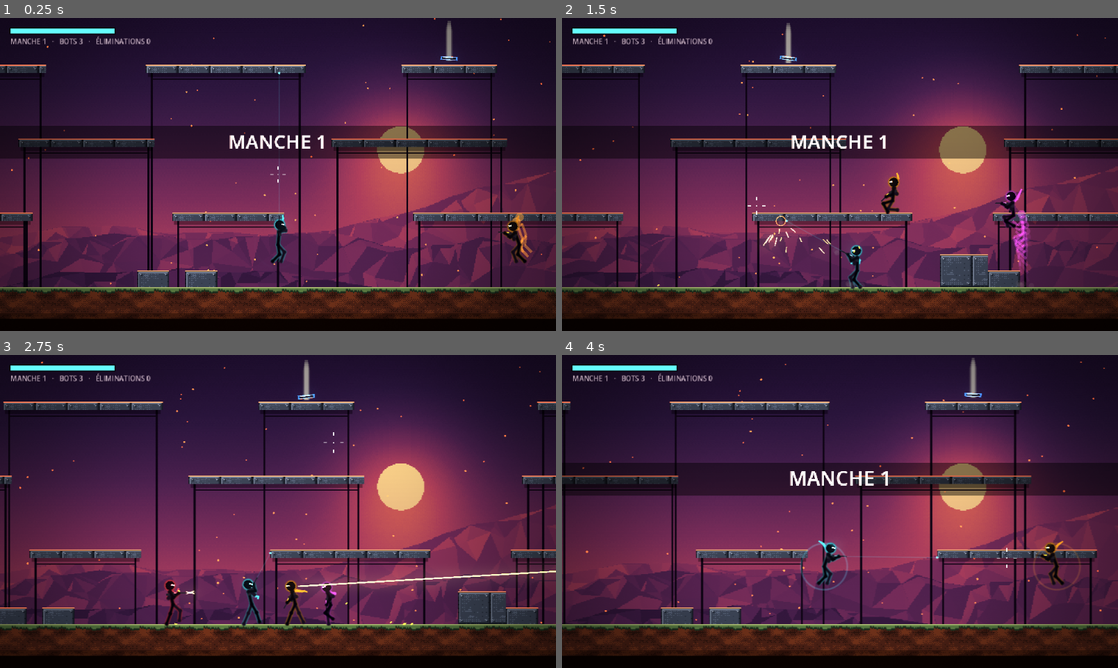
Above: before the commit, frames 1-4 (two rows, left to right).
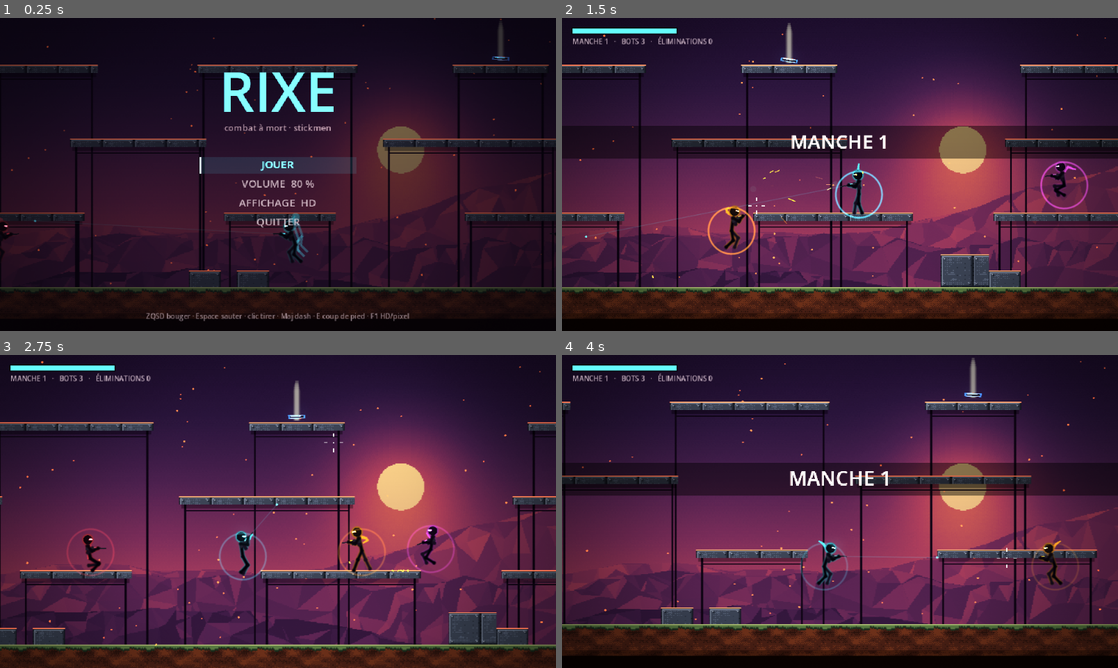
Above: after the commit, the same moments.

Repository: Chrlstopher-c/rixe
Game: Godot game, scene res://game/main.tscn
Two runs of this game, one before a commit and one after it. Both use one fixed random seed, a clock stepped at 60 frames per second and the inputs below.
Inputs (mouse positions are in pixels of both pictures, inside the frame that each line leads up to):
- Up to frame 1 (0.25 s): no input
- Up to frame 2 (1.5 s): tap Enter at 0.5 s; move the mouse to (962, 158) at 0.52 s; hold D (right) 0.53-1.25 s; tap Shift (dash) at 0.6 s; click (962, 158) at 0.67 s; tap W (jump) at 0.77 s; tap E (melee) at 0.8 s; drag from (728, 190) to (812, 237) at 1.27 s
- Up to frame 3 (2.75 s): move the mouse to (333, 442) at 2.02 s; hold A (left) from 2.03 s (still down); tap Enter at 2.1 s; click (333, 442) at 2.17 s; tap Keypad Enter at 2.3 s
- Up to frame 4 (4 s): release A (left) at 2.75 s; drag from (812, 574) to (673, 464) at 2.77 s; move the mouse to (1006, 558) at 3.52 s; hold D (right) from 3.53 s (still down); tap Space at 3.6 s; click (1006, 558) at 3.67 s; tap W (jump) at 3.77 s; tap R at 3.8 s

The runs differ from the first frame. In frame 1, 64% of the frame differs, in the area x 0-100%, y 0-97%; in frame 2, 5.4%; in frame 3, 32%; in frame 4, 0.5%.

Commit message:
Écran titre avec démo en fond, pause (Échap) avec volume et HD/pixel, réglages persistants
Co-Authored-By: Claude Opus 5.5 (1M context) <noreply@anthropic.com>
Claude-Session: https://claude.ai/code/session_019E4BjX7ceCbkbFqNjaL8nD

Diff:
--- /dev/null
+++ b/core/settings.gd
@@ -0,0 +1,30 @@
+class_name Settings
+## Réglages persistants du joueur (user://settings.cfg) : volume et mode d'affichage.
+
+const PATH := "user://settings.cfg"
+
+## Désactivé pendant les tests pour ne jamais toucher aux réglages du joueur.
+static var persist := true
+
+
+static func load_all() -> Dictionary:
+	var cfg := ConfigFile.new()
+	var err := cfg.load(PATH)
+	if err != OK and err != ERR_FILE_NOT_FOUND:
+		push_warning("réglages illisibles (%d), valeurs par défaut" % err)
+	return {"volume": float(cfg.get_value("audio", "volume", 0.8)), "hd": bool(cfg.get_value("video", "hd", true))}
+
+
+static func save_all(volume: float, hd: bool) -> void:
+	if not persist:
+		return
+	var cfg := ConfigFile.new()
+	cfg.set_value("audio", "volume", volume)
+	cfg.set_value("video", "hd", hd)
+	var err := cfg.save(PATH)
+	if err != OK:
+		push_warning("réglages non enregistrés (%d)" % err)
+
+
+static func apply_volume(volume: float) -> void:
+	AudioServer.set_bus_volume_db(0, linear_to_db(maxf(volume, 0.0001)))
--- a/fighters/fighter.gd
+++ b/fighters/fighter.gd
@@ -105,7 +105,7 @@
 func _timers(delta: float) -> void:
 	hit_flash -= delta
 	shield -= delta
-	if is_player:
+	if is_player and brain is PlayerBrain:
 		var low := clampf(1.0 - hp / 45.0, 0.0, 1.0) * 0.45
 		Juice.hurt = maxf(move_toward(Juice.hurt, 0.0, delta * 1.2), low)
 	_since_hit += delta
@@ -229,7 +229,7 @@
 	var player_involved: bool = is_player or (is_instance_valid(from) and from.get("is_player"))
 	if player_involved and dmg >= 20.0:
 		Juice.hitstop(0.04)
-	if is_player:
+	if is_player and brain is PlayerBrain:
 		Juice.hurt = minf(Juice.hurt + 0.35, 0.8)
 		Juice.aberration = minf(Juice.aberration + 0.35, 1.5)
 		Juice.shake(0.18)
--- a/game/main.gd
+++ b/game/main.gd
@@ -7,6 +7,10 @@
 var round_no := 1
 var seed_base := 1
 var demo := false
+var attract := false
+var _skip_title := false
+var _menu: CanvasLayer
+var _volume := 0.8
 var player: Fighter
 var _fighters: Node2D
 var _hud: CanvasLayer
@@ -22,6 +26,10 @@
 
 func _ready() -> void:
 	Controls.register()
+	var prefs := Settings.load_all()
+	Juice.hd = prefs.hd
+	_volume = prefs.volume
+	Settings.apply_volume(_volume)
 	_parse_args()
 	_build()
 	Juice.fighter_killed.connect(_on_killed)
@@ -29,6 +37,10 @@
 	if _tests != "":
 		add_child(preload("res://tests/test_runner.gd").new(self, _tests))
 		return
+	attract = not demo and not _skip_title
+	if attract:
+		_hud.visible = false
+		_menu.show_title()
 	_start_round()
 
 
@@ -42,6 +54,9 @@
 			_shot(a.get_slice("=", 1))
 		elif a.begins_with("--tests="):
 			_tests = a.get_slice("=", 1)
+			Settings.persist = false
+		elif a == "--play":
+			_skip_title = true
 		elif a.begins_with("--off="):
 			_off = a.get_slice("=", 1).split(",")
 		elif a.begins_with("--round="):
@@ -88,6 +103,13 @@
 	Juice.camera = _camera
 	if not ("post" in _off):
 		add_child(preload("res://fx/post.gd").new())
+	_menu = preload("res://hud/menu.gd").new()
+	add_child(_menu)
+	_menu.start_requested.connect(_on_start)
+	_menu.resume_requested.connect(_resume)
+	_menu.quit_requested.connect(func() -> void: get_tree().quit())
+	_menu.hd_changed.connect(_set_hd)
+	_menu.volume_changed.connect(_on_volume)
 	_hud = preload("res://hud/hud.gd").new()
 	_hud.show_crosshair = not demo
 	add_child(_hud)
@@ -114,7 +136,7 @@
 	var n := mini(2 + round_no, 6)
 	var spots: Array = Juice.arena.spawn_points(n + 1, _rng)
 	var mine := _rng.randi_range(0, n)
-	var brain: RefCounted = BotBrain.new(1.0) if demo else PlayerBrain.new()
+	var brain: RefCounted = BotBrain.new(1.0) if demo or attract else PlayerBrain.new()
 	player = _spawn("Toi", spots[mine], PLAYER_COLOR, brain, "rifle", true)
 	var b := 0
 	for i in spots.size():
@@ -245,9 +267,42 @@
 			KEY_F1:
 				_set_hd(not Juice.hd)
 			KEY_R:
-				_start_round()
+				if not attract:
+					_start_round()
 			KEY_ESCAPE:
-				get_tree().quit()
+				if not attract and not demo:
+					_pause()
+
+
+func _on_start() -> void:
+	attract = false
+	round_no = 1
+	_restart_in = -1.0
+	_menu.close()
+	_hud.visible = true
+	_hud.kills = 0
+	_start_round()
+	_set_hd(Juice.hd)
+
+
+func _pause() -> void:
+	get_tree().paused = true
+	_menu.volume = _volume
+	_menu.hd = Juice.hd
+	_menu.show_pause()
+	Input.mouse_mode = Input.MOUSE_MODE_VISIBLE
+
+
+func _resume() -> void:
+	_menu.close()
+	get_tree().paused = false
+	_set_hd(Juice.hd)
+
+
+func _on_volume(v: float) -> void:
+	_volume = v
+	Settings.apply_volume(v)
+	Settings.save_all(_volume, Juice.hd)
 
 
 func _set_hd(on: bool) -> void:
@@ -255,4 +310,8 @@
 	var w := get_window()
 	w.content_scale_mode = Window.CONTENT_SCALE_MODE_CANVAS_ITEMS if on else Window.CONTENT_SCALE_MODE_VIEWPORT
 	get_viewport().msaa_2d = Viewport.MSAA_4X if on and not ("msaa" in _off) else Viewport.MSAA_DISABLED
-	Input.mouse_mode = Input.MOUSE_MODE_HIDDEN if not demo else Input.MOUSE_MODE_VISIBLE
+	var menu_open: bool = _menu != null and _menu.visible
+	Input.mouse_mode = Input.MOUSE_MODE_HIDDEN if not (demo or menu_open) else Input.MOUSE_MODE_VISIBLE
+	if _menu:
+		_menu.hd = on
+		Settings.save_all(_volume, on)
--- /dev/null
+++ b/hud/menu.gd
@@ -0,0 +1,153 @@
+extends CanvasLayer
+## Écran titre et menu de pause : navigation clavier (ZQSD/flèches, Entrée) ou souris ; réglages volume et HD/pixel.
+
+signal start_requested
+signal resume_requested
+signal quit_requested
+signal hd_changed(on: bool)
+signal volume_changed(v: float)
+
+const ACCENT := Color(0.3, 0.9, 1.0)
+
+var mode := ""
+var volume := 0.8
+var hd := true
+var _sel := 0
+var _t := 0.0
+var _canvas := Control.new()
+var _font: Font = ThemeDB.fallback_font
+var _rects: Array[Rect2] = []
+
+
+func _ready() -> void:
+	layer = 30
+	process_mode = Node.PROCESS_MODE_ALWAYS
+	_canvas.set_anchors_preset(Control.PRESET_FULL_RECT)
+	_canvas.draw.connect(_draw_menu)
+	_canvas.gui_input.connect(_on_mouse)
+	add_child(_canvas)
+	close()
+
+
+func show_title() -> void:
+	_open("title")
+
+
+func show_pause() -> void:
+	_open("pause")
+
+
+func close() -> void:
+	mode = ""
+	visible = false
+
+
+func _open(m: String) -> void:
+	mode = m
+	_sel = 0
+	visible = true
+
+
+func _items() -> Array[String]:
+	var vol := "VOLUME  %d %%" % roundi(volume * 100.0)
+	var disp := "AFFICHAGE  %s" % ("HD" if hd else "PIXEL")
+	var first := "JOUER" if mode == "title" else "REPRENDRE"
+	return [first, vol, disp, "QUITTER"]
+
+
+func _process(delta: float) -> void:
+	_t += delta
+	if visible:
+		_canvas.queue_redraw()
+
+
+func _unhandled_input(event: InputEvent) -> void:
+	if not visible or not (event is InputEventKey) or not event.pressed:
+		return
+	var k: int = event.physical_keycode
+	if k in [KEY_W, KEY_UP]:
+		_sel = posmod(_sel - 1, 4)
+	elif k in [KEY_S, KEY_DOWN]:
+		_sel = (_sel + 1) % 4
+	elif k in [KEY_A, KEY_LEFT, KEY_D, KEY_RIGHT]:
+		_adjust(-1 if k in [KEY_A, KEY_LEFT] else 1)
+	elif k in [KEY_ENTER, KEY_KP_ENTER, KEY_SPACE]:
+		activate(_sel)
+	elif k == KEY_ESCAPE:
+		if mode == "pause":
+			resume_requested.emit()
+		else:
+			quit_requested.emit()
+	else:
+		return
+	get_viewport().set_input_as_handled()
+
+
+func _adjust(step: int) -> void:
+	if _sel == 1:
+		volume = clampf(volume + step * 0.1, 0.0, 1.0)
+		volume_changed.emit(volume)
+	elif _sel == 2:
+		hd = not hd
+		hd_changed.emit(hd)
+
+
+func activate(i: int) -> void:
+	_sel = i
+	match i:
+		0:
+			if mode == "title":
+				start_requested.emit()
+			else:
+				resume_requested.emit()
+		1:
+			_adjust(1 if volume < 1.0 else -10)
+		2:
+			_adjust(1)
+		3:
+			quit_requested.emit()
+
+
+func _on_mouse(event: InputEvent) -> void:
+	if not (event is InputEventMouse):
+		return
+	for i in _rects.size():
+		if _rects[i].has_point(event.position):
+			_sel = i
+			if event is InputEventMouseButton and event.pressed and event.button_index == MOUSE_BUTTON_LEFT:
+				activate(i)
+
+
+func _draw_menu() -> void:
+	var size := _canvas.size
+	_canvas.draw_rect(Rect2(Vector2.ZERO, size), Color(0.02, 0.01, 0.04, 0.55 if mode == "title" else 0.7))
+	var cx := size.x * 0.5
+	if mode == "title":
+		var pulse := 1.6 + 0.4 * sin(_t * 2.0)
+		_canvas.draw_string(_font, Vector2(0, size.y * 0.3), "RIXE", HORIZONTAL_ALIGNMENT_CENTER, size.x, 64,
+			Color(ACCENT * pulse, 1.0))
+		var sub := "combat à mort · stickmen"
+		_canvas.draw_string(_font, Vector2(0, size.y * 0.3 + 22), sub, HORIZONTAL_ALIGNMENT_CENTER, size.x, 10,
+			Color(1, 0.85, 0.9, 0.7))
+	else:
+		_canvas.draw_string(_font, Vector2(0, size.y * 0.3), "PAUSE", HORIZONTAL_ALIGNMENT_CENTER, size.x, 32,
+			Color(1.6, 1.5, 1.5))
+	_draw_items(cx, size.y * 0.48)
+	var help := "ZQSD bouger · Espace sauter · clic tirer · Maj dash · E coup de pied · F1 HD/pixel"
+	_canvas.draw_string(_font, Vector2(0, size.y - 14), help, HORIZONTAL_ALIGNMENT_CENTER, size.x, 8,
+		Color(1, 0.9, 0.95, 0.55))
+
+
+func _draw_items(cx: float, y0: float) -> void:
+	_rects.clear()
+	var items := _items()
+	for i in items.size():
+		var y := y0 + i * 22.0
+		var r := Rect2(cx - 90, y - 13, 180, 19)
+		_rects.append(r)
+		var on := i == _sel
+		if on:
+			_canvas.draw_rect(r, Color(ACCENT, 0.12))
+			_canvas.draw_rect(Rect2(r.position, Vector2(2, r.size.y)), ACCENT * 1.8)
+		var col := Color(ACCENT * 1.6) if on else Color(1, 0.92, 0.95, 0.75)
+		_canvas.draw_string(_font, Vector2(r.position.x, y), items[i], HORIZONTAL_ALIGNMENT_CENTER, r.size.x, 12, col)
--- /dev/null
+++ b/tests/test_menu.gd
@@ -0,0 +1,35 @@
+extends RefCounted
+## Test du menu : écran titre → Entrée lance la partie au clavier ; Échap met en pause ; Entrée reprend.
+
+
+func names() -> Array[String]:
+	return ["menu"]
+
+
+func _key(code: Key) -> void:
+	for pressed in [true, false]:
+		var e := InputEventKey.new()
+		e.physical_keycode = code
+		e.pressed = pressed
+		Input.parse_input_event(e)
+
+
+func test_menu(t: Node) -> void:
+	var main: Node = t.main
+	main.attract = true
+	main._menu.show_title()
+	await t.frames(5)
+	_key(KEY_ENTER)
+	await t.frames(5)
+	t.check(not main.attract and not main._menu.visible, "Entrée sur l'écran titre lance la partie")
+	t.check(main.player.brain is PlayerBrain, "le joueur est aux commandes")
+	_key(KEY_ESCAPE)
+	await t.frames(5)
+	t.check(main.get_tree().paused and main._menu.mode == "pause", "Échap met en pause")
+	_key(KEY_DOWN)
+	_key(KEY_RIGHT)
+	await t.frames(2)
+	_key(KEY_UP)
+	_key(KEY_ENTER)
+	await t.frames(5)
+	t.check(not main.get_tree().paused, "Entrée sur REPRENDRE relance le jeu")
--- a/tests/test_runner.gd
+++ b/tests/test_runner.gd
@@ -9,7 +9,7 @@
 
 func _init(game: Node, names: String) -> void:
 	main = game
-	for n in ["movement", "combat", "audio", "melee", "pickup", "showcase"]:
+	for n in ["movement", "combat", "audio", "melee", "pickup", "menu", "showcase"]:
 		var path := "res://tests/test_%s.gd" % n
 		var suite: Object = load(path).new()
 		_suites.append(suite)
@@ -17,6 +17,7 @@
 
 
 func _ready() -> void:
+	process_mode = Node.PROCESS_MODE_ALWAYS
 	Engine.time_scale = 1.0
 	await get_tree().process_frame
 	var ran := 0
Not shown, added: core/settings.gd.uid
Not shown, added: hud/menu.gd.uid
Not shown, added: tests/test_menu.gd.uid
Not shown, changed: EPICS.md
Not shown, changed: tools/capture.sh
